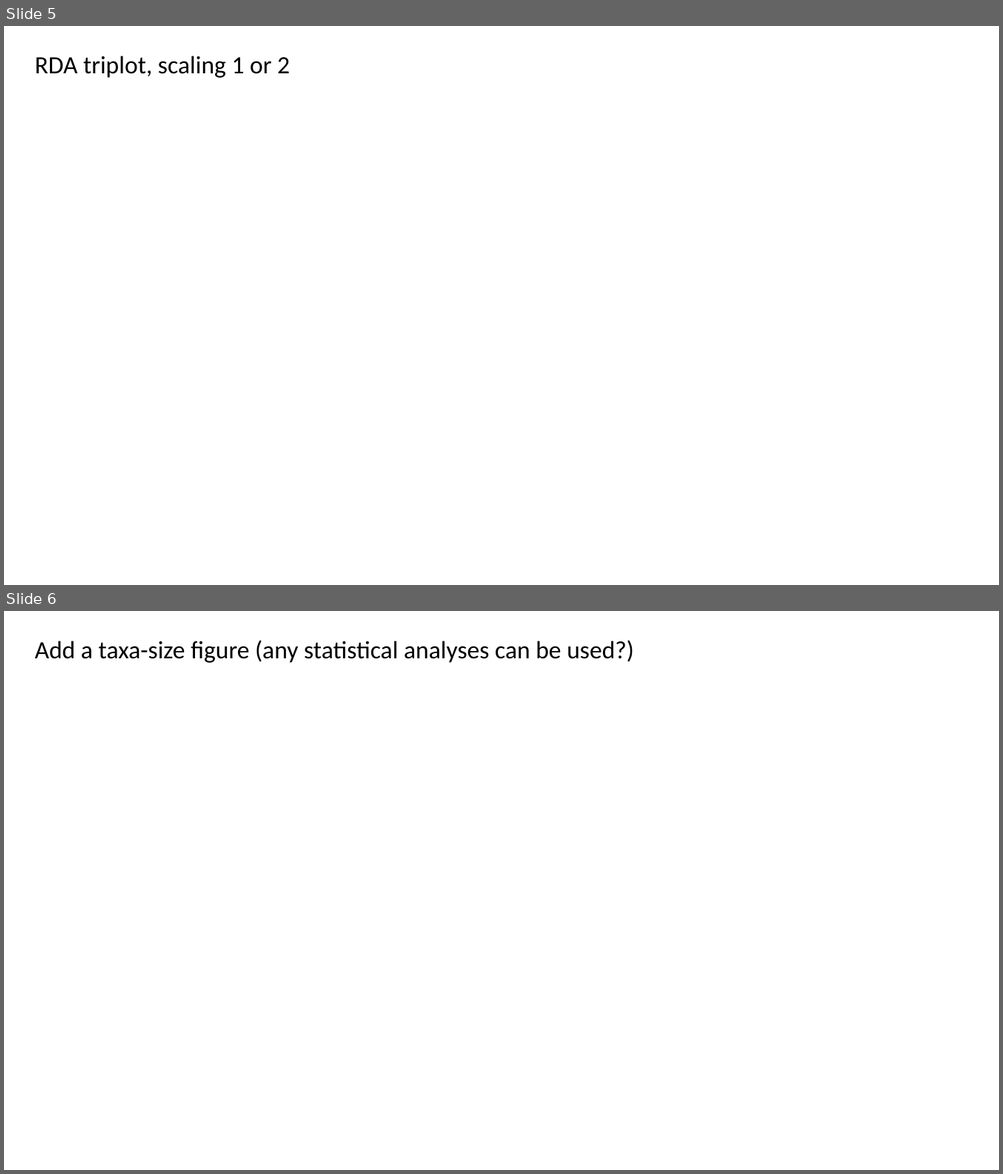
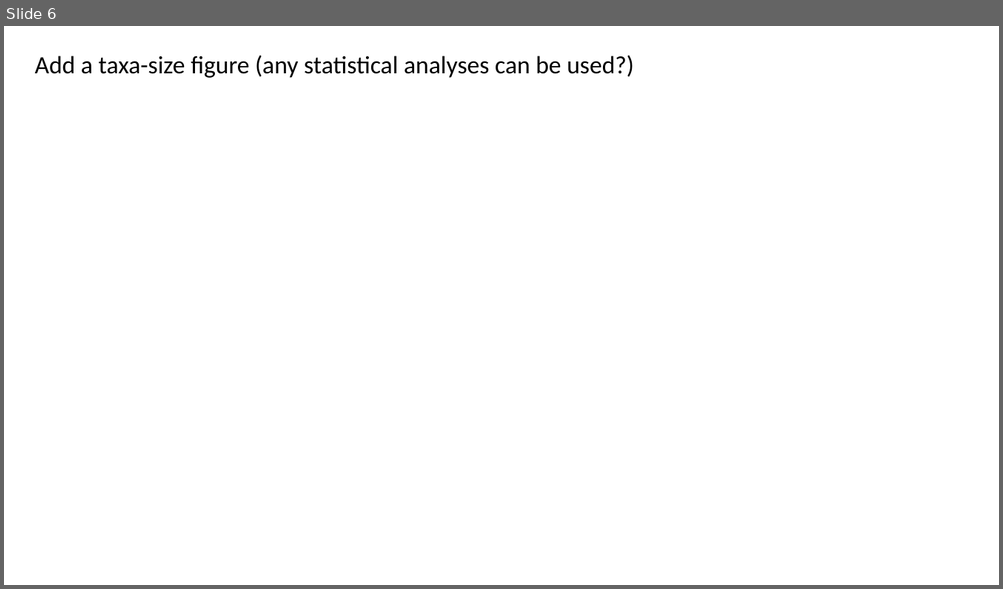
Before and after one commit to chenyenting1998/GRS, a slide deck: ppt/meeting slide.pptx. Shown one above the other, each under a label of ours: slides 5 and 6 before the commit, slide 6 after it. The pictures are 1003x1174 and 1003x589 pixels, drawn with LibreOffice and Linux fonts; fonts in the diff are those of the drawing. Boxes give left, top, right and bottom in pixels: in the first picture for what was removed or moved away, otherwise in the second. Text is boxed around its words. In the diff, an @@ line names an element or a change of style, - is before the commit and + after.

```diff
--- a/ppt/meeting slide.pptx
+++ b/ppt/meeting slide.pptx
@@ slide 5 removed at (4,26,999,585), background #FFFFFF @@
@@ text removed at (35,56,290,78) @@
-RDA triplot, scaling 1 or 2
```
Also in this commit, not shown: 2 slides changed, 4 slides added, 1 other slide removed.
